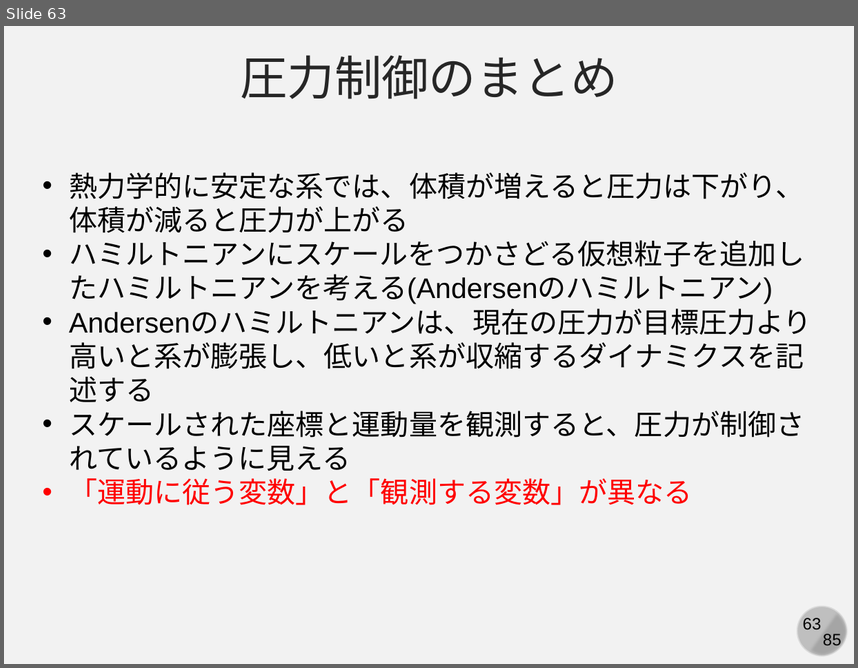
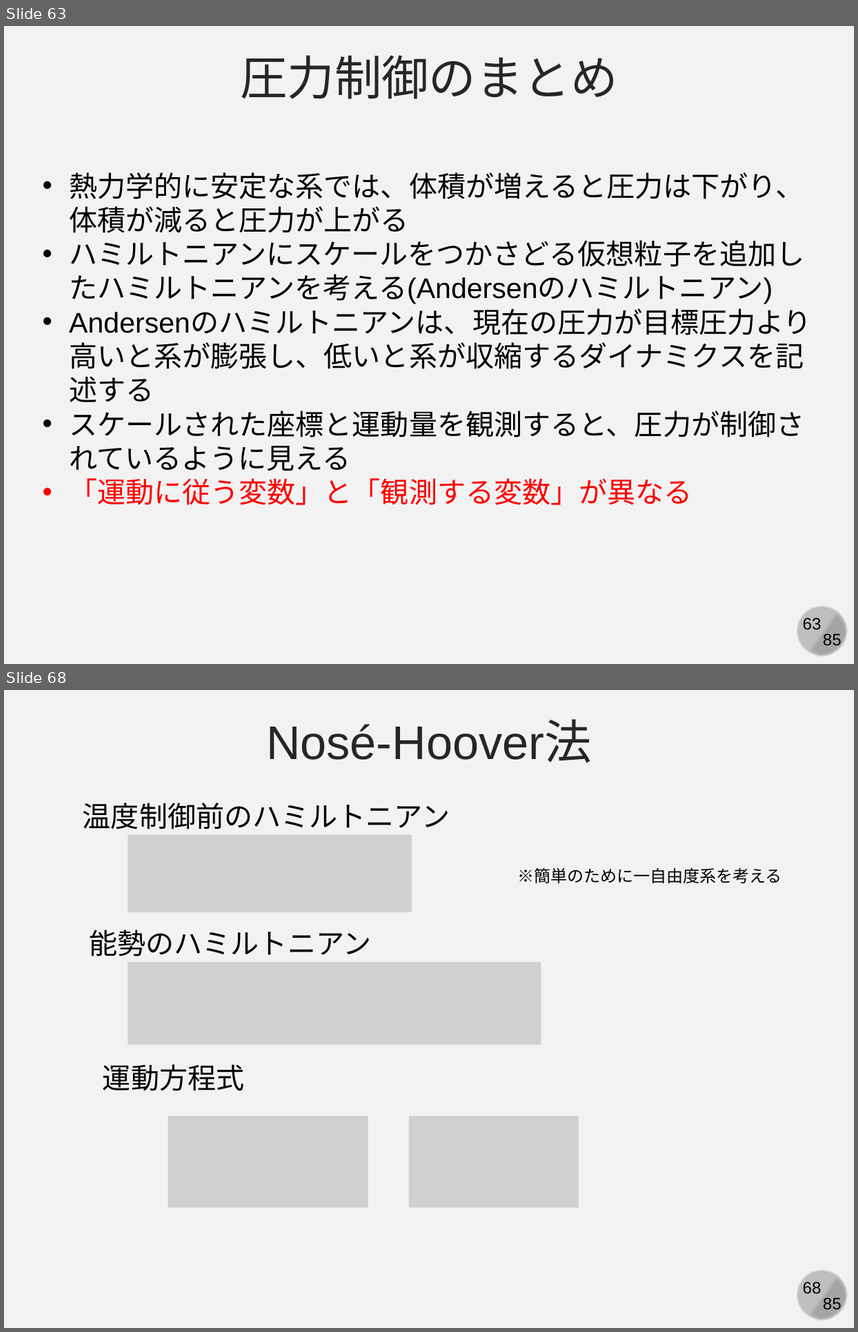
Before and after one commit to kaityo256/simulation_engineering, a slide deck: 06_md_observable/simulation06.pptx. Shown one above the other, each under a label of ours: slide 63 before the commit, slides 63 and 68 after it; the slides between them are not shown. The pictures are 858x668 and 858x1332 pixels, drawn with LibreOffice and Linux fonts; fonts in the diff are those of the drawing; grey boxes stand for pictures. Boxes give left, top, right and bottom in pixels: in the first picture for what was removed or moved away, otherwise in the second. Text is boxed around its words. In the diff, an @@ line names an element or a change of style, - is before the commit and + after.

```diff
--- a/06_md_observable/simulation06.pptx
+++ b/06_md_observable/simulation06.pptx
@@ slide 68 added at box(4, 690, 854, 1328), background #F2F2F2; not listed: 4 template elements that a slide beside it also shows @@
@@ text added at box(266, 721, 591, 763), 40 pt, text #262626 @@
+Nosé-Hoover法
@@ text added at box(83, 802, 450, 829), 24 pt, text #000000 @@
+温度制御前のハミルトニアン
@@ picture added at box(128, 834, 412, 912) @@
@@ text added at box(517, 868, 782, 883), 14 pt, text #000000 @@
+※簡単のために一自由度系を考える
@@ text added at box(90, 929, 372, 956), 24 pt, text #000000 @@
+能勢のハミルトニアン
@@ picture added at box(128, 962, 542, 1045) @@
@@ text added at box(103, 1064, 244, 1091), 24 pt, text #000000 @@
+運動方程式
@@ picture added at box(168, 1116, 368, 1208) @@
@@ picture added at box(408, 1116, 579, 1208) @@
```
Also in this commit, not shown: 2 slides changed, 8 other slides added.
